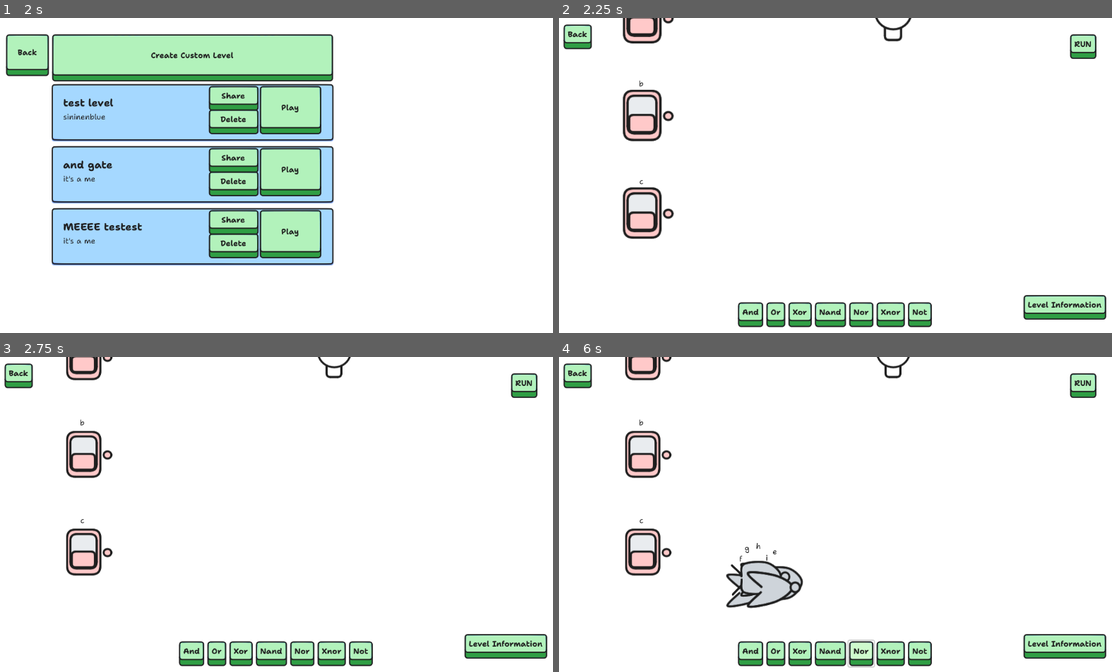
Above: before the commit, frames 1-4 (two rows, left to right).
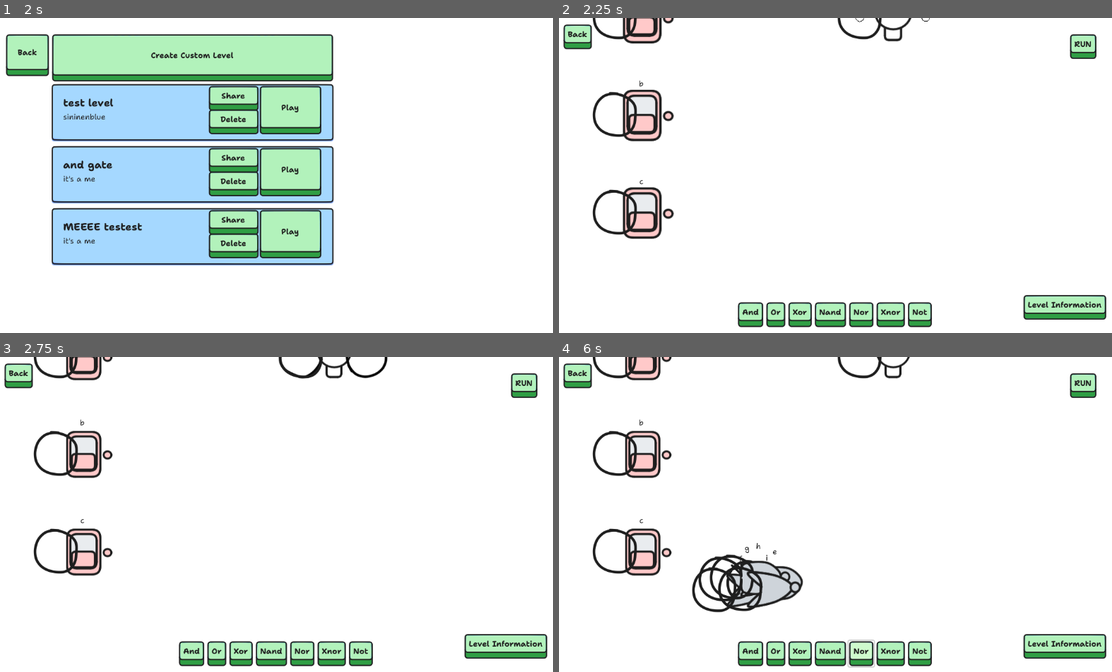
Above: after the commit, the same moments.

Repository: sininen-blue/logic-gate-tesseract
Game: Godot game, scene res://ui/title_page.tscn
Two runs of this game, one before a commit and one after it. Both use one fixed random seed, a clock stepped at 60 frames per second and the inputs below.
Inputs:
- Up to frame 1 (2 s): click "Play" at 0.5 s; click "Play" at 1.25 s
- Up to frame 2 (2.25 s): click "Play" at 2 s
- Up to frame 3 (2.75 s): no input
- Up to frame 4 (6 s): click "And" at 2.75 s; click "Or" at 3.5 s; click "Xor" at 4.25 s; click "Nand" at 5 s; click "Nor" at 5.75 s

Frame 1 is identical in both runs. In frame 2, 0.7% of the frame differs, in the area x 6-68%, y 0-69%; in frame 3, 0.8%; in frame 4, 1.6%, in the area x 6-59%, y 0-82%.

Commit message:
initial indicator implementation

Diff:
--- a/simulation/gate.gd
+++ b/simulation/gate.gd
@@ -1,5 +1,7 @@
 extends Area2D
 class_name Gate
+
+signal mouse_near(gate: Gate)
 
 @export_enum("and", "or", "xor", "nand", "nor", "xnor", "not", "start", "end") var gate_type : String = "and"
 var value : int = 2:
@@ -19,6 +21,10 @@
 
 @onready var input_area: Area2D = $InputArea
 @onready var output_area: Area2D = $OutputArea
+
+@onready var mouse_area: Area2D = $MouseArea
+@onready var input_particle: CPUParticles2D = $InputParticle
+@onready var output_particle: CPUParticles2D = $OutputParticle
 
 func _ready() -> void:
 	if self.gate_type == 'start' or self.gate_type == 'end':
@@ -80,3 +86,22 @@
 		sprite.texture = load("res://assets/simulation/"+type+".png")
 	elif value == 2: # inactive
 		sprite.texture = load("res://assets/simulation/"+type+"-inactive.png")
+
+
+func _on_mouse_area_mouse_entered() -> void:
+	mouse_near.emit(self)
+
+func _on_mouse_area_mouse_exited() -> void:
+	input_particle.emitting = false
+	output_particle.emitting = false
+
+
+func show_both_indicators() -> void:
+	input_particle.emitting = true
+	output_particle.emitting = true
+
+func show_input_indictor() -> void:
+	input_particle.emitting = true
+
+func show_output_indicator() -> void:
+	output_particle.emitting = true
--- a/simulation/gate.tscn
+++ b/simulation/gate.tscn
@@ -1,7 +1,8 @@
-[gd_scene load_steps=9 format=3 uid="uid://psym6w7moids"]
+[gd_scene load_steps=16 format=3 uid="uid://psym6w7moids"]
 
 [ext_resource type="Script" path="res://simulation/gate.gd" id="1_a5p5t"]
 [ext_resource type="Texture2D" uid="uid://l45ie1jqj5qx" path="res://assets/simulation/start.png" id="2_boiif"]
+[ext_resource type="Texture2D" uid="uid://c8m6rjuh47nkr" path="res://assets/simulation/indicator/indicator.png" id="3_nwehx"]
 
 [sub_resource type="CapsuleShape2D" id="CapsuleShape2D_8st0f"]
 radius = 40.0
@@ -48,6 +49,54 @@
 _data = {
 "RESET": SubResource("Animation_u30j0"),
 "bump": SubResource("Animation_08l7a")
+}
+
+[sub_resource type="CircleShape2D" id="CircleShape2D_4d0ud"]
+radius = 214.336
+
+[sub_resource type="Curve" id="Curve_60jjh"]
+_data = [Vector2(0, 0), 0.0, 0.0, 0, 0, Vector2(0.166205, 0.902045), 0.995025, 0.995025, 0, 0, Vector2(0.454294, 1), 0.0, 0.0, 0, 0, Vector2(0.623269, 0.188375), -2.08656, -2.08656, 0, 0, Vector2(0.781163, 0), 0.0, 0.0, 0, 0, Vector2(1, 0), 0.0, 0.0, 0, 0]
+point_count = 6
+
+[sub_resource type="Gradient" id="Gradient_v2hwq"]
+offsets = PackedFloat32Array(0, 0.657658, 1)
+colors = PackedColorArray(0, 0, 0, 1, 0.59, 0.59, 0.59, 1, 1, 1, 1, 0)
+
+[sub_resource type="Animation" id="Animation_soqfd"]
+resource_name = "pop-in"
+length = 0.4
+tracks/0/type = "value"
+tracks/0/imported = false
+tracks/0/enabled = true
+tracks/0/path = NodePath("InputIndicator:scale")
+tracks/0/interp = 1
+tracks/0/loop_wrap = true
+tracks/0/keys = {
+"times": PackedFloat32Array(0, 0.2, 0.4),
+"transitions": PackedFloat32Array(1, 2, 0.5),
+"update": 0,
+"values": [Vector2(1e-05, 1e-05), Vector2(1.1, 1.1), Vector2(1, 1)]
+}
+
+[sub_resource type="Animation" id="Animation_rc0gj"]
+length = 0.001
+tracks/0/type = "value"
+tracks/0/imported = false
+tracks/0/enabled = true
+tracks/0/path = NodePath("InputIndicator:scale")
+tracks/0/interp = 1
+tracks/0/loop_wrap = true
+tracks/0/keys = {
+"times": PackedFloat32Array(0),
+"transitions": PackedFloat32Array(1),
+"update": 0,
+"values": [Vector2(1, 1)]
+}
+
+[sub_resource type="AnimationLibrary" id="AnimationLibrary_qhuvx"]
+_data = {
+"RESET": SubResource("Animation_rc0gj"),
+"pop-in": SubResource("Animation_soqfd")
 }
 
 [node name="Gate" type="Area2D" groups=["gates"]]
@@ -97,3 +146,50 @@
 libraries = {
 "": SubResource("AnimationLibrary_3qa1j")
 }
+
+[node name="MouseArea" type="Area2D" parent="."]
+collision_layer = 2
+collision_mask = 0
+
+[node name="CollisionShape2D" type="CollisionShape2D" parent="MouseArea"]
+shape = SubResource("CircleShape2D_4d0ud")
+
+[node name="InputParticle" type="CPUParticles2D" parent="."]
+position = Vector2(-68, 0)
+emitting = false
+amount = 1
+lifetime = 3.0
+local_coords = true
+texture = ExtResource("3_nwehx")
+gravity = Vector2(0, 0)
+angular_velocity_min = 30.0
+angular_velocity_max = 60.0
+angle_max = 240.0
+scale_amount_curve = SubResource("Curve_60jjh")
+color_ramp = SubResource("Gradient_v2hwq")
+
+[node name="OutputParticle" type="CPUParticles2D" parent="."]
+position = Vector2(67, 0)
+emitting = false
+amount = 1
+lifetime = 3.0
+local_coords = true
+texture = ExtResource("3_nwehx")
+gravity = Vector2(0, 0)
+angular_velocity_min = 30.0
+angular_velocity_max = 60.0
+angle_max = 240.0
+scale_amount_curve = SubResource("Curve_60jjh")
+color_ramp = SubResource("Gradient_v2hwq")
+
+[node name="InputIndicator" type="Sprite2D" parent="."]
+position = Vector2(-68, 0)
+texture = ExtResource("3_nwehx")
+
+[node name="PopAnimationPlayer" type="AnimationPlayer" parent="."]
+libraries = {
+"": SubResource("AnimationLibrary_qhuvx")
+}
+
+[connection signal="mouse_entered" from="MouseArea" to="." method="_on_mouse_area_mouse_entered"]
+[connection signal="mouse_exited" from="MouseArea" to="." method="_on_mouse_area_mouse_exited"]
--- a/simulation/simulation-manager.gd
+++ b/simulation/simulation-manager.gd
@@ -77,12 +77,24 @@
 		start_location = Vector2(randi_range(400, 500), randi_range(400, 500))
 	gate_scene.global_position = start_location
 
+	gate_scene.mouse_near.connect(_on_mouse_near_gate)
 	add_child(gate_scene)
 	all_gates.append(gate_scene)
 	if gate_scene.gate_type == "start":
 		start_gates.append(gate_scene)
 	if gate_scene.gate_type == "end":
 		end_gates.append(gate_scene)
+
+
+func _on_mouse_near_gate(gate: Gate) -> void:
+	match state:
+		IDLE:
+			gate.show_both_indicators()
+		CREATING_CONNECTION:
+			if temp_connection.input == null:
+				gate.show_input_indictor()
+			if temp_connection.output == null:
+				gate.show_output_indicator()
 
 
 ## Deletion
Binary file added: assets/simulation/indicator/indicator.png
Not shown, added: assets/simulation/indicator/indicator.png.import
